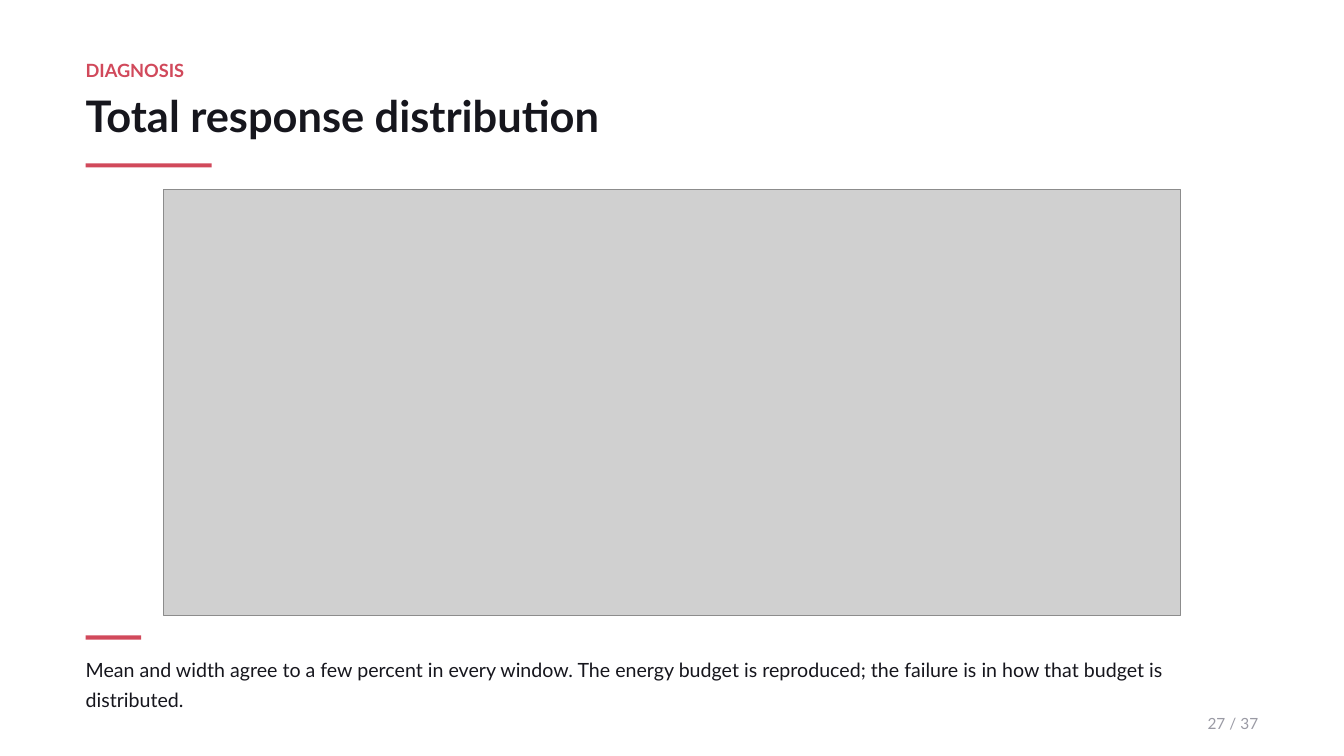
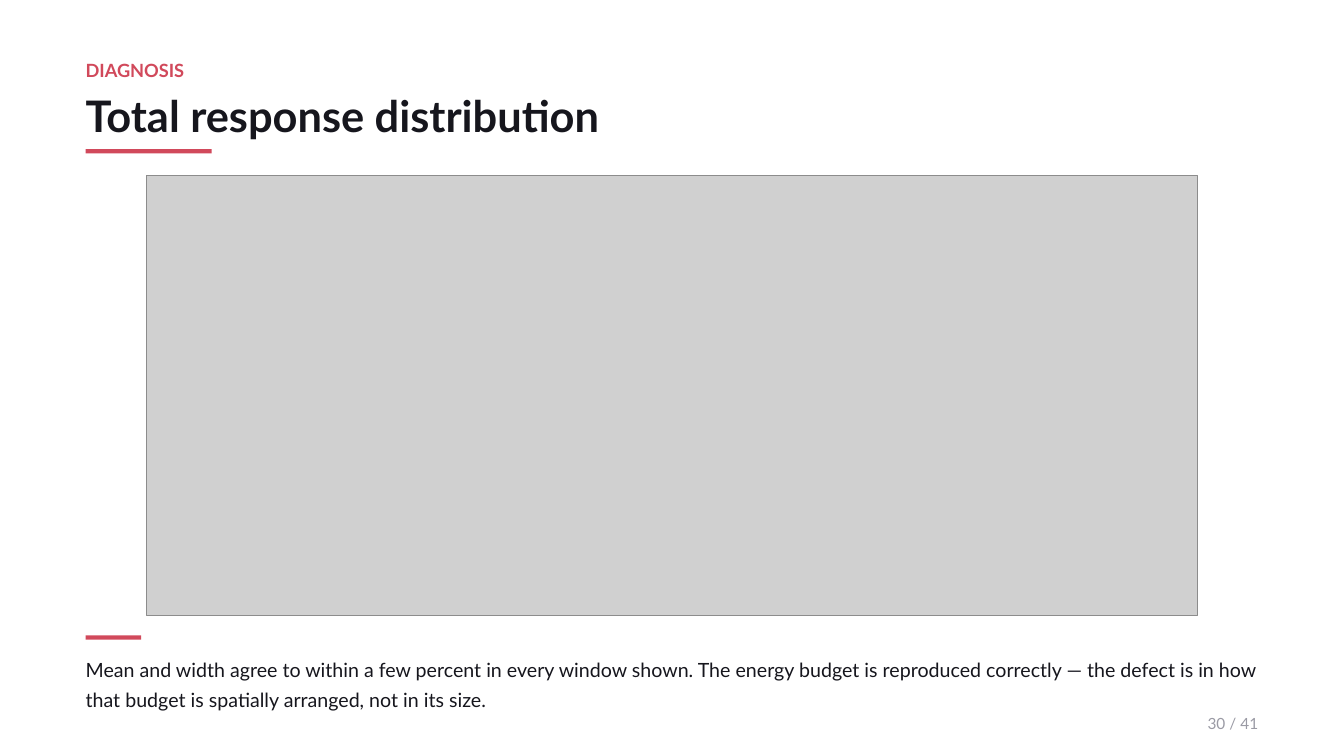
Before and after one commit to JulianAttemptsCoding/Fast-MC-CBSC, a slide deck: slide 30 of exhibition/c2st_20260728/CBSC_ZDC_FastMC_overview.pptx (slide 27 before the commit). Drawn at 1344x756 pixels with LibreOffice and Linux fonts; fonts in the diff are those of the drawing; grey boxes stand for pictures. Boxes give left, top, right and bottom in pixels: in the first picture for what was removed or moved away, otherwise in the second. Text is boxed around its words. In the diff, an @@ line names an element or a change of style, - is before the commit and + after.

```diff
--- a/exhibition/c2st_20260728/CBSC_ZDC_FastMC_overview.pptx
+++ b/exhibition/c2st_20260728/CBSC_ZDC_FastMC_overview.pptx
@@ rectangle: place and size @@
-rectangle at [86, 163, 212, 167]
+rectangle at [86, 149, 212, 153]
@@ picture: place and size @@
-picture at [163, 190, 1181, 615]
+picture at [146, 175, 1198, 615]
@@ text at [86, 662, 1256, 711]: text changed @@
-Mean and width agree to a few percent in every window. The energy budget is reproduced; the failure is in how that budget is distributed.
+Mean and width agree to within a few percent in every window shown. The energy budget is reproduced correctly — the defect is in how that budget is spatially arranged, not in its size.
@@ text at [1208, 718, 1258, 729]: text changed @@
-27 / 37
+30 / 41
```
Also in this commit, not shown: 18 other slides changed, 22 slides added, 18 slides removed, 12 other files.
